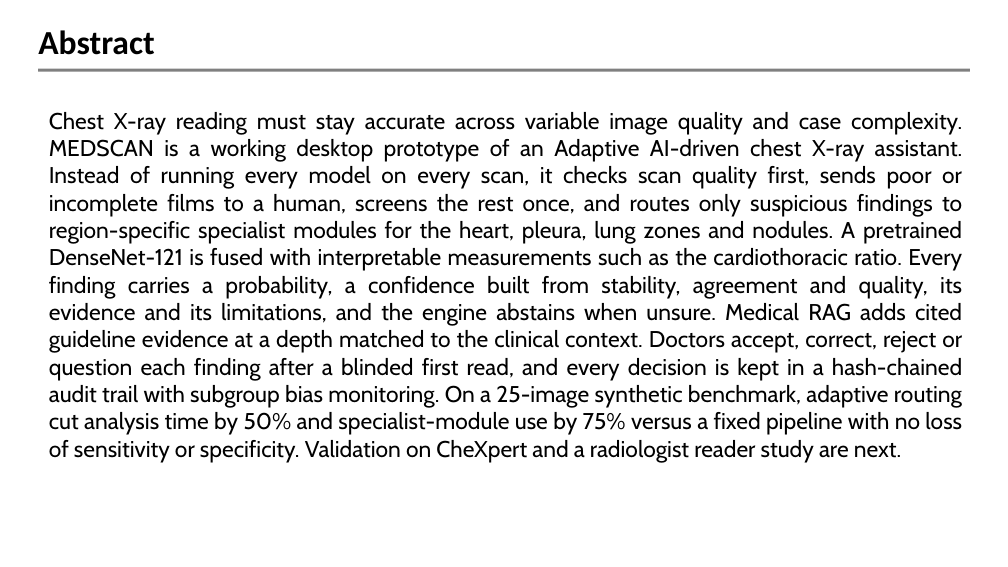
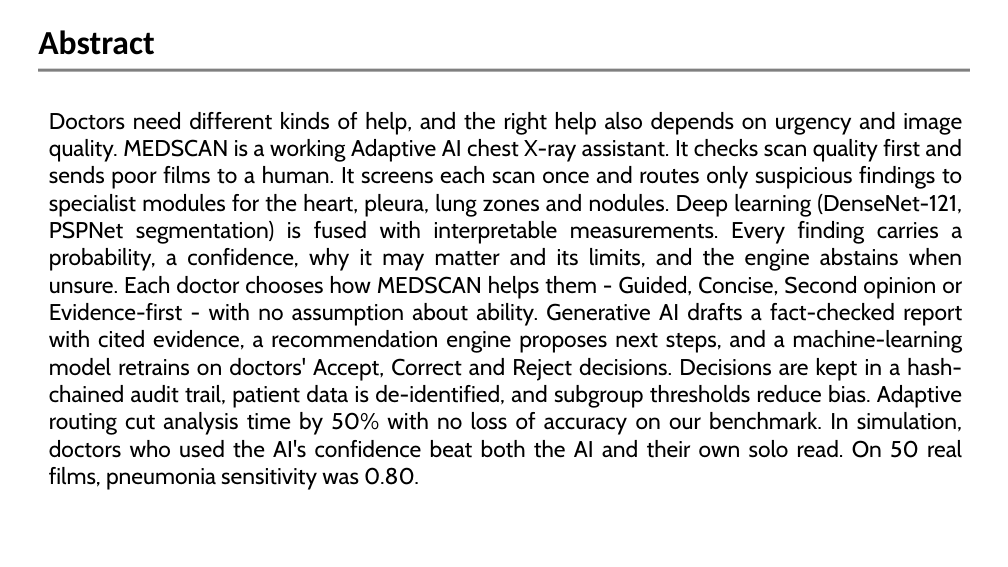
Before and after one commit to tedo001/med-scan, a slide deck: slide 13 of presentation/MEDSCAN_TECHgium_MedTech.pptx (slide 11 before the commit). Drawn at 1008x567 pixels with LibreOffice and Linux fonts; fonts in the diff are those of the drawing; background and template pictures are left out. Boxes give left, top, right and bottom in pixels: in the first picture for what was removed or moved away, otherwise in the second. Text is boxed around its words. In the diff, an @@ line names an element or a change of style, - is before the commit and + after.

```diff
--- a/presentation/MEDSCAN_TECHgium_MedTech.pptx
+++ b/presentation/MEDSCAN_TECHgium_MedTech.pptx
@@ text at (49,112,962,490): text changed @@
-Chest X-ray reading must stay accurate across variable image quality and case complexity. MEDSCAN is a working desktop prototype of an Adaptive AI-driven chest X-ray assistant. Instead of running every model on every scan, it checks scan quality first, sends poor or incomplete films to a human, screens the rest once, and routes only suspicious findings to region-specific specialist modules for the heart, pleura, lung zones and nodules. A pretrained DenseNet-121 is fused with interpretable measurements such as the cardiothoracic ratio. Every finding carries a probability, a confidence built from stability, agreement and quality, its evidence and its limitations, and the engine abstains when unsure. Medical RAG adds cited guideline evidence at a depth matched to the clinical context. Doctors accept, correct, reject or question each finding after a blinded first read, and every decision is kept in a hash-chained audit trail with subgroup bias monitoring. On a 25-image synthetic benchmark, adaptive routing cut analysis time by 50% and specialist-module use by 75% versus a fixed pipeline with no loss of sensitivity or specificity. Validation on CheXpert and a radiologist reader study are next.
+Doctors need different kinds of help, and the right help also depends on urgency and image quality. MEDSCAN is a working Adaptive AI chest X-ray assistant. It checks scan quality first and sends poor films to a human. It screens each scan once and routes only suspicious findings to specialist modules for the heart, pleura, lung zones and nodules. Deep learning (DenseNet-121, PSPNet segmentation) is fused with interpretable measurements. Every finding carries a probability, a confidence, why it may matter and its limits, and the engine abstains when unsure. Each doctor chooses how MEDSCAN helps them - Guided, Concise, Second opinion or Evidence-first - with no assumption about ability. Generative AI drafts a fact-checked report with cited evidence, a recommendation engine proposes next steps, and a machine-learning model retrains on doctors' Accept, Correct and Reject decisions. Decisions are kept in a hash-chained audit trail, patient data is de-identified, and subgroup thresholds reduce bias. Adaptive routing cut analysis time by 50% with no loss of accuracy on our benchmark. In simulation, doctors who used the AI's confidence beat both the AI and their own solo read. On 50 real films, pneumonia sensitivity was 0.80.
```
Also in this commit, not shown: 4 other slides changed, 2 slides added, 45 other files.
